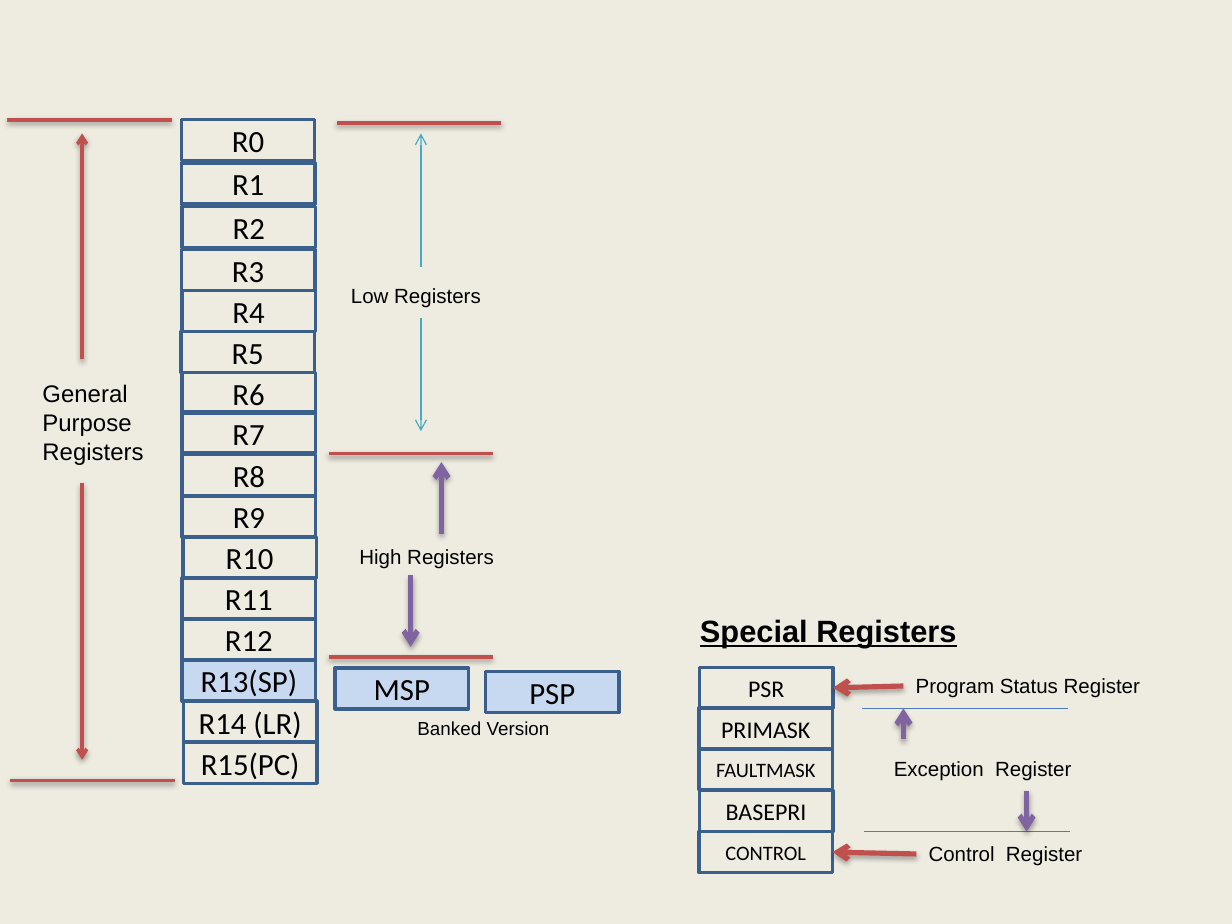
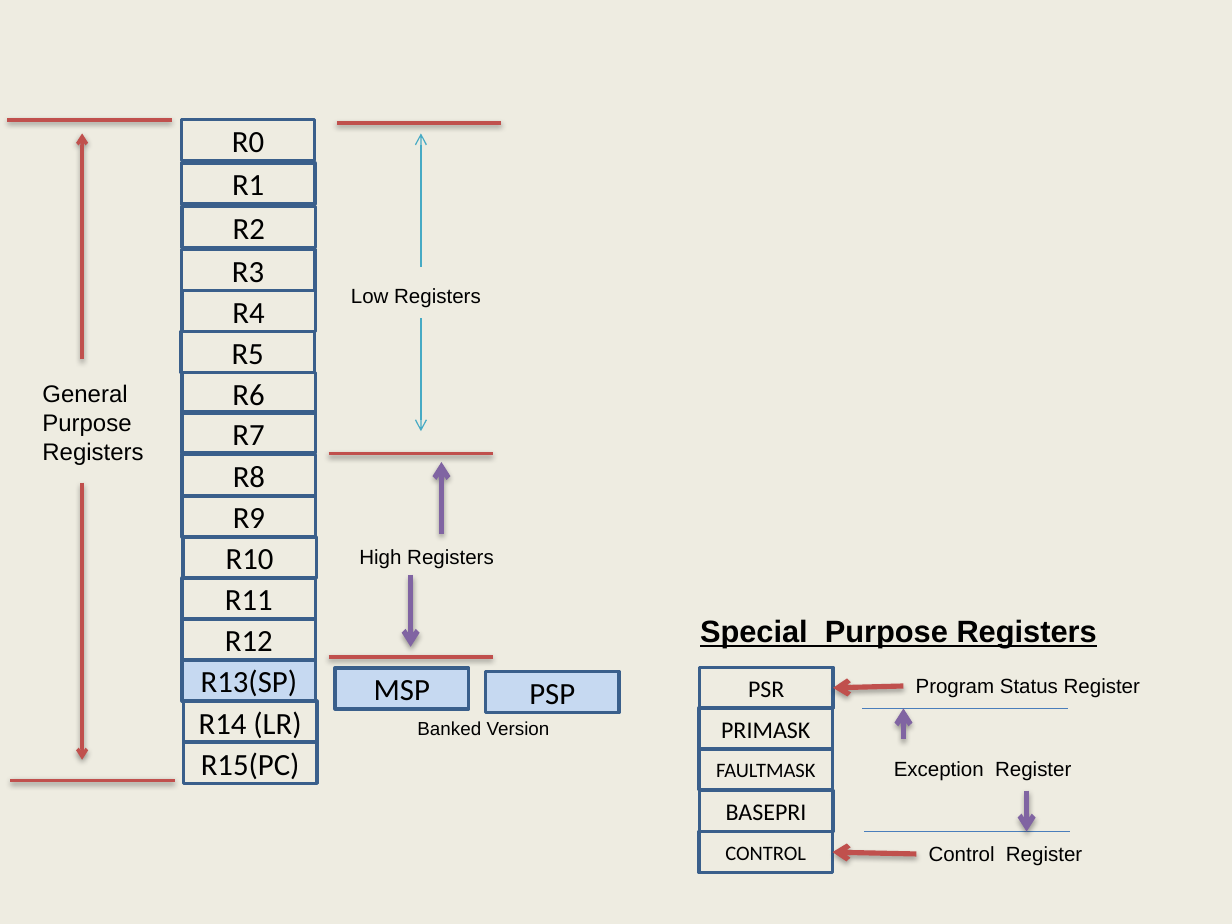
Before and after one commit to girishsukukumar/ARM-Architecture, a slide deck: slide 7 of Module-4.pptx. Drawn at 1232x924 pixels with LibreOffice and Linux fonts; fonts in the diff are those of the drawing. Boxes give left, top, right and bottom in pixels: in the first picture for what was removed or moved away, otherwise in the second. Text is boxed around its words. In the diff, an @@ line names an element or a change of style, - is before the commit and + after.

```diff
--- a/Module-4.pptx
+++ b/Module-4.pptx
@@ text at <box>700,619,1097,648</box>: text changed @@
-Special Registers
+Special Purpose Registers
```
Also in this commit, not shown: 11 slides added, 11 slides removed.
